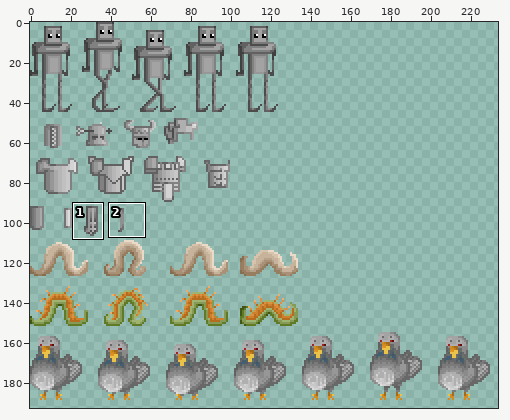
Edited in one commit: sprite sheet (Armoire/Content/Assets/spritesheet.png). The first picture is a wide view before the edit; the outline marks the close-up.
Close-up. First the earlier version:
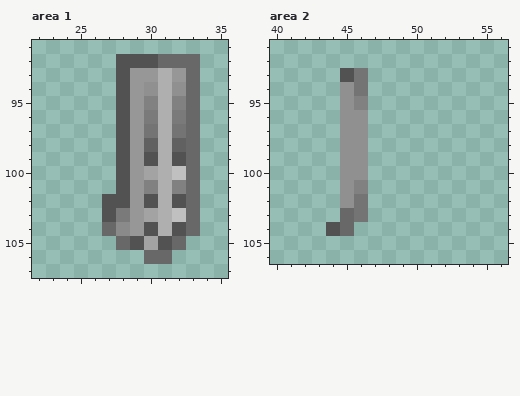
The file is 320x224 pixels. Colours within 5 levels of each other are drawn and written as one. Shown: area 1: x 22..35, y 91..107; area 2: x 40..56, y 91..106. The wide view leaves out empty margins. The commit also changed other parts of the picture, which this record leaves out.
The result:
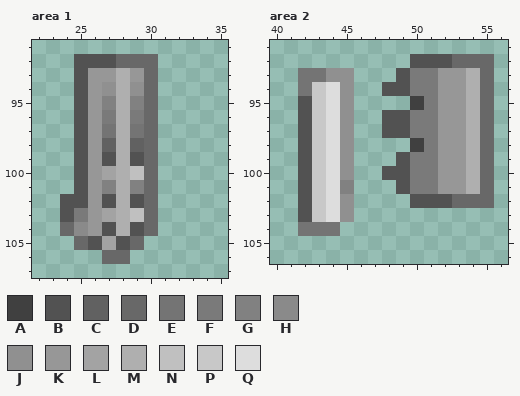
Palette (. is transparent): A #404040  B #525252  C #616161  D #686868  E #747474  F #7a7a7a  G #818181  H #8a8a8a  J #909090  K #979797  L #a3a3a3  M #afafaf  N #c0c0c0  P #c8c8c8  Q #dddddd
Difference:
Area 1:
y 92: x 25..33 ...BBBDDD -> BBBDDD...
y 93: x 25..28 ...B -> BKKM; x 30..33 KMKD -> D...
y 94: x 25..33 ...BKJMJD -> BKJMJD...
y 95: x 25..33 ...BKGMGD -> BKGMGD...
y 96: x 25..33 ...BKFMFD -> BKFMFD...
y 97: x 25..33 ...BKEMED -> BKEMED...
y 98: x 25..33 ...BKCMCD -> BKCMCD...
y 99: x 25..33 ...BKBMBD -> BKBMBD...
y 100: x 25..33 ...BKLMND -> BKLMND...
y 101: x 25..33 ...BKGMGD -> BKGMGD...
y 102: x 24..26 ... -> BBK; x 28..33 BKBMBD -> MBD...
y 103: x 24..33 ...BFKLMND -> BFKLMND...
y 104: x 24..33 ...DHKBMBD -> DHKBMBD...
y 105: x 25..32 ...DBLBD -> DBLBD...
y 106: x 27..28 .. -> DD; x 30..31 DD -> ..
Area 2:
y 92: x 50..55 ...... -> BBBDDD
y 93: x 42..46 ...BE -> EEJJ.; x 49..55 ....... -> BFFKKMD
y 94: x 42..44 ... -> EPQ; x 46 E -> .; x 48..55 ........ -> BBFFKKMD
y 95: x 42..44 ... -> BPQ; x 46 G -> .; x 50..55 ...... -> AFKKMD
y 96..97: x 42..44 ... -> BPQ; x 46 J -> .; x 48..55 ........ -> BBFFKKMD
y 98: x 42..44 ... -> BPQ; x 46 J -> .; x 50..55 ...... -> AFKKMD
y 99: x 42..44 ... -> BPQ; x 46 J -> .; x 49..55 ....... -> BFFKKMD
y 100: x 42..44 ... -> BPQ; x 46 J -> .; x 48..55 ........ -> BBFFKKMD
y 101: x 42..46 ...JG -> BPQG.; x 49..55 ....... -> BFFKKMD
y 102: x 42..44 ... -> BPQ; x 46 E -> .; x 50..55 ...... -> BBBDDD
y 103: x 42..46 ...DE -> BPQJ.
y 104: x 42..45 ..BD -> EEE.
